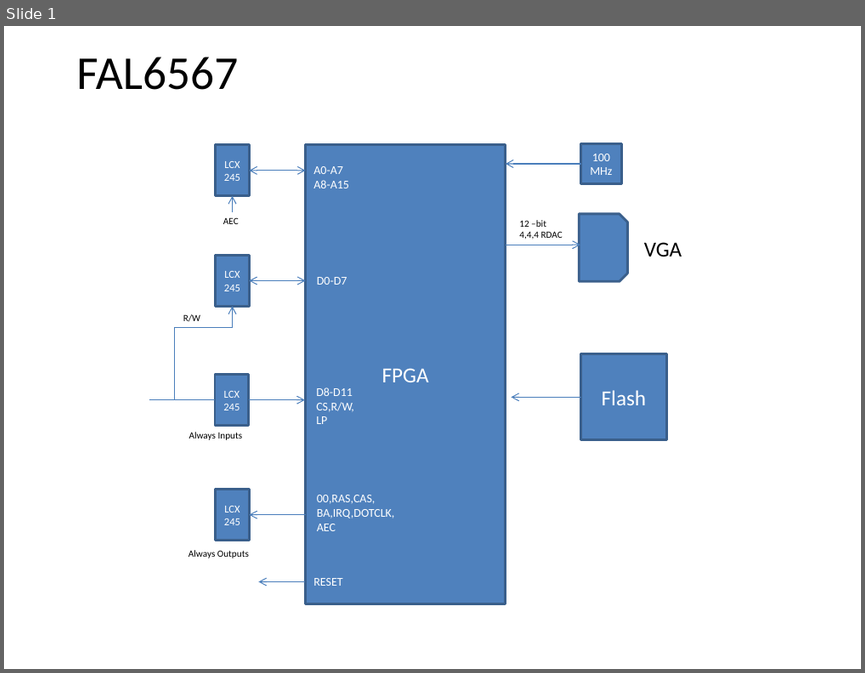
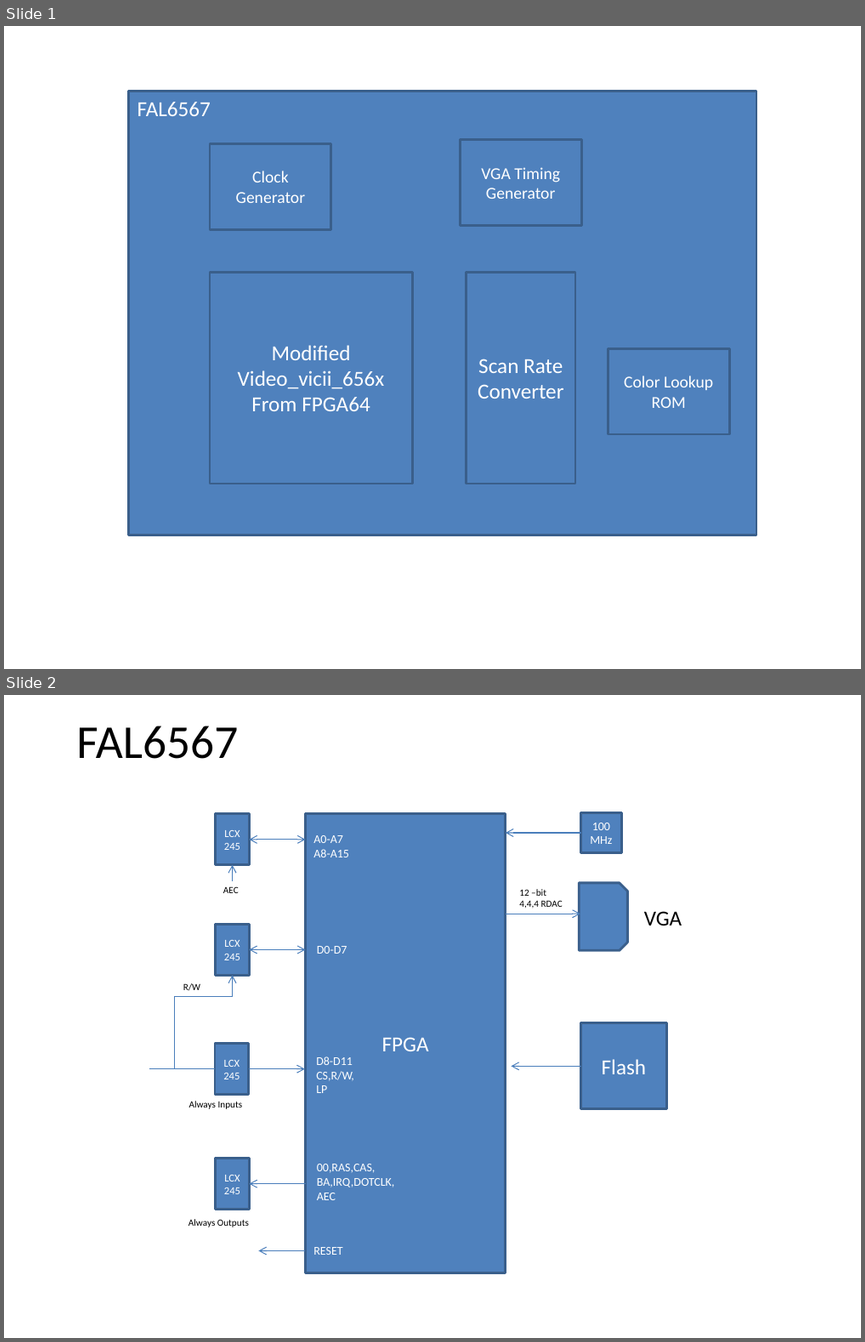
Before and after one commit to robfinch/Cores, a slide deck: FAL6567/trunk/doc/FAL6567.pptx. Shown one above the other, each under a label of ours: slide 1 before the commit, slides 1 and 2 after it. The pictures are 865x673 and 865x1342 pixels, drawn with LibreOffice and Linux fonts; fonts in the diff are those of the drawing. Boxes give left, top, right and bottom in pixels: in the first picture for what was removed or moved away, otherwise in the second. Text is boxed around its words. In the diff, an @@ line names an element or a change of style, - is before the commit and + after.

```diff
--- a/FAL6567/trunk/doc/FAL6567.pptx
+++ b/FAL6567/trunk/doc/FAL6567.pptx
@@ slide 1 added at box(4, 26, 861, 669), background #FFFFFF @@
@@ rectangle added at box(129, 91, 756, 535), fill #4F81BD, outline #3A5F8C 2 pt, 18 pt, text #FFFFFF @@
+FAL6567
@@ rectangle added at box(210, 143, 331, 229), fill #4F81BD, outline #3A5F8C 2 pt, 14 pt, text #FFFFFF @@
+Clock Generator
@@ rectangle added at box(460, 140, 581, 226), fill #4F81BD, outline #3A5F8C 2 pt, 14 pt, text #FFFFFF @@
+VGA Timing Generator
@@ rectangle added at box(210, 272, 412, 483), fill #4F81BD, outline #3A5F8C 2 pt, 18 pt, text #FFFFFF @@
+Modified
+Video_vicii_656x
+From FPGA64
@@ rectangle added at box(466, 272, 574, 483), fill #4F81BD, outline #3A5F8C 2 pt, 18 pt, text #FFFFFF @@
+Scan Rate Converter
@@ rectangle added at box(608, 348, 730, 434), fill #4F81BD, outline #3A5F8C 2 pt, 14 pt, text #FFFFFF @@
+Color Lookup ROM
@@ what was slide 1 is now slide 2 @@
```
Also in this commit, not shown: 8 other files.
